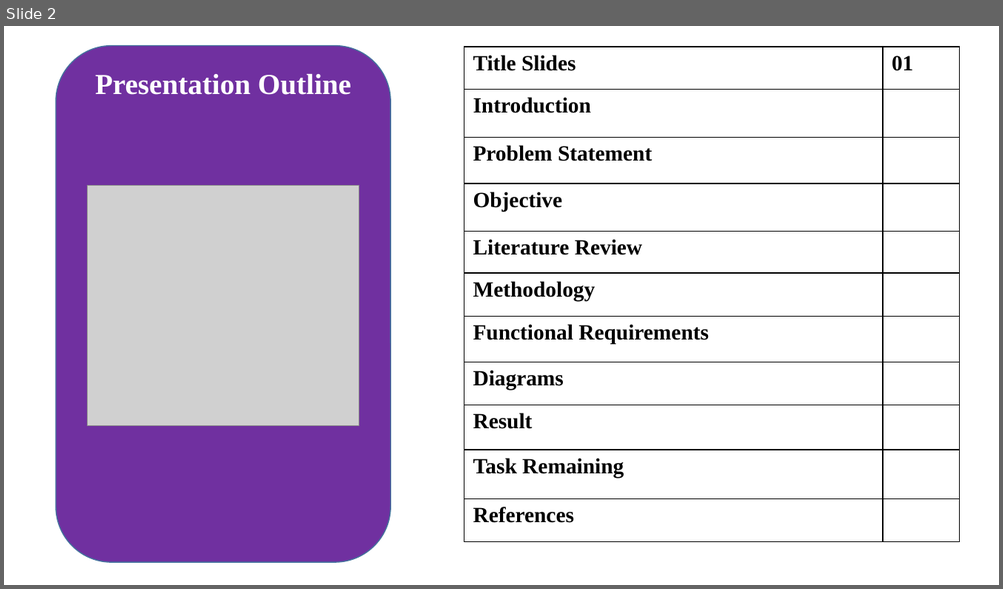
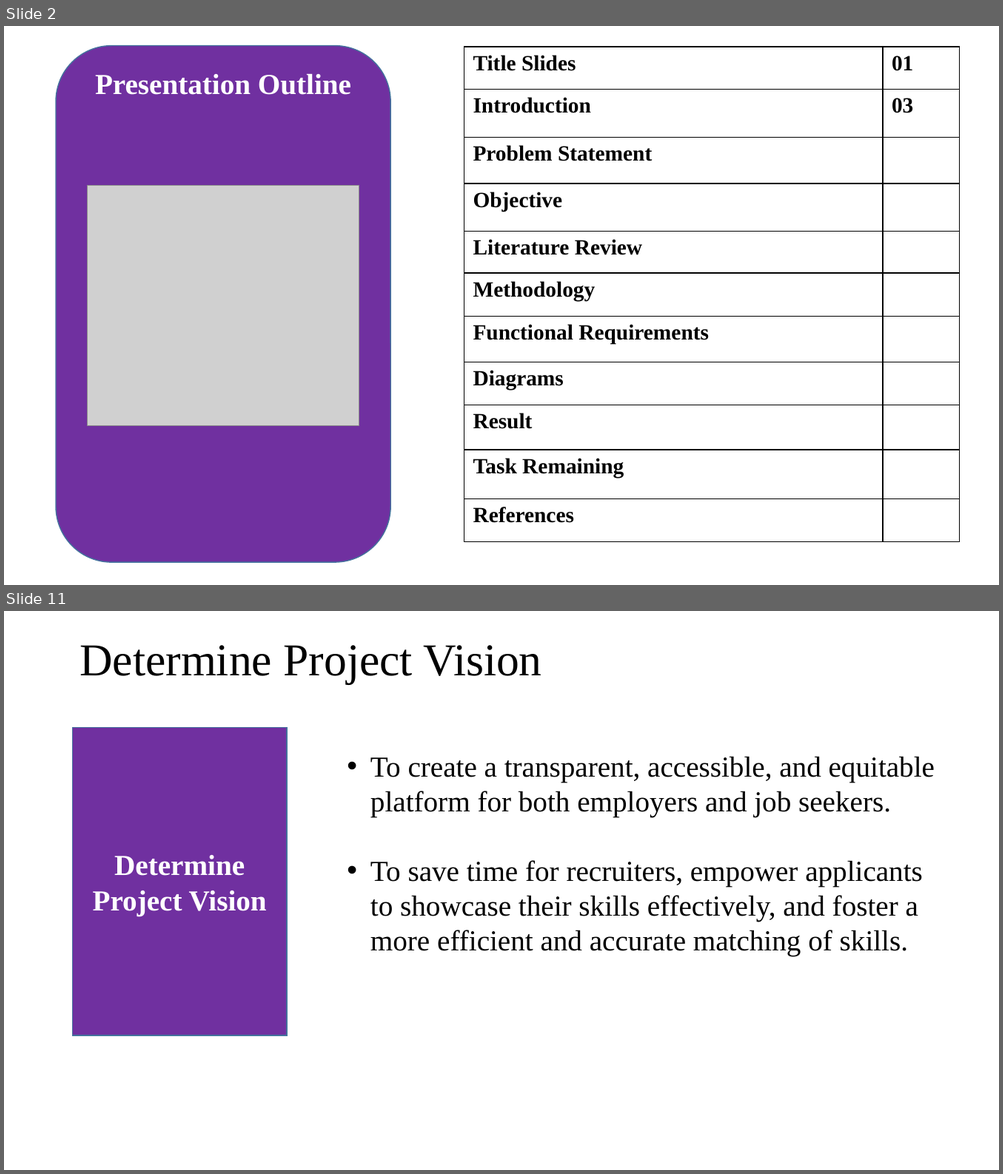
Before and after one commit to SaurabhSubedi/Hire-Hawk, a slide deck: Docs/MidtermPresentationHireHawk.pptx. Shown one above the other, each under a label of ours: slide 2 before the commit, slides 2 and 11 after it; the slides between them are not shown. The pictures are 1003x589 and 1003x1174 pixels, drawn with LibreOffice and Linux fonts; fonts in the diff are those of the drawing; grey boxes stand for pictures. Boxes give left, top, right and bottom in pixels: in the first picture for what was removed or moved away, otherwise in the second. Text is boxed around its words. In the diff, an @@ line names an element or a change of style, - is before the commit and + after.

```diff
--- a/Docs/MidtermPresentationHireHawk.pptx
+++ b/Docs/MidtermPresentationHireHawk.pptx
@@ slide 11 added at box(4, 611, 999, 1170), background #FFFFFF @@
@@ title added at box(79, 645, 541, 684), 44 pt, text #000000 @@
+Determine Project Vision
@@ rectangle added at box(73, 728, 287, 1037), fill #7030A0, outline #43739E 1 pt, 28 pt, text #FFFFFF, bold @@
+Determine
+Project Vision
@@ text added at box(370, 756, 934, 957), 28 pt, text #000000 @@
+• To create a transparent, accessible, and equitable platform for both employers and job seekers.
+• To save time for recruiters, empower applicants to showcase their skills effectively, and foster a more efficient and accurate matching of skills.
@@ slide 2 changed as well @@
@@ table at box(464, 47, 960, 543) @@
-row 2, column 2: 
+row 2, column 2: 03
```
Also in this commit, not shown: 6 other slides changed, 17 other slides added, 8 slides removed, 6 other files.
